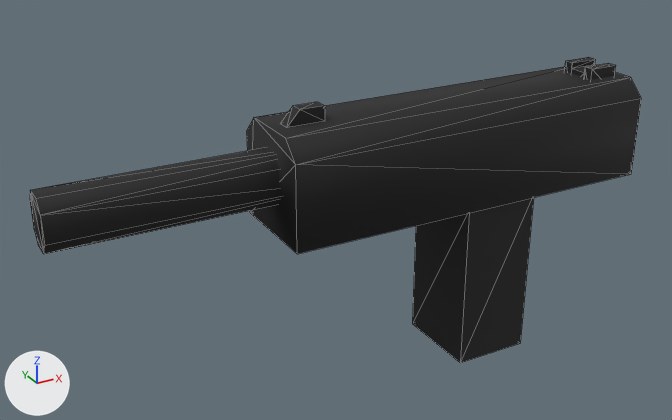
Two versions of the glTF model Art/Models/uzi.glb, one commit apart.
Rendered twice from a 50 mm lens placed at (-1.508, -2.095, 1.611), pointed at (-0.32, 0.066, 0.531). Lighting does not change. The marker at lower left points along +X, +Y and +Z. The picture after the commit comes second. Mesh edges are drawn as thin lines. Where no turn or scale is listed for an object, it has been applied to the vertices.
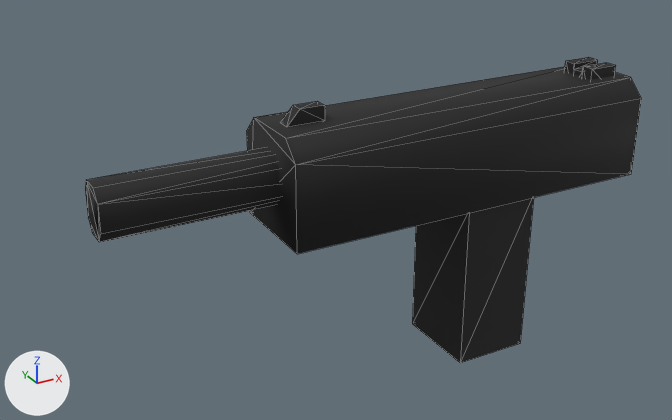
Where the change shows, as pixel boxes (x1, y1, x2, y2) in the pictures (672 x 420 px):
'Cube.005', moved: before (30, 148, 280, 254); after (85, 148, 280, 242)

The change, as a diff of the scene's bpy script:
```diff
--- a/Art/Models/uzi.glb.py
+++ b/Art/Models/uzi.glb.py
@@ ob_cube_005 @@
 ob_cube_005 = bpy.data.objects.new('Cube.005', me_cube_005)
-ob_cube_005.location = (0.457, 0.0, 0.714)
+ob_cube_005.location = (0.59, 0.0, 0.714)
```
